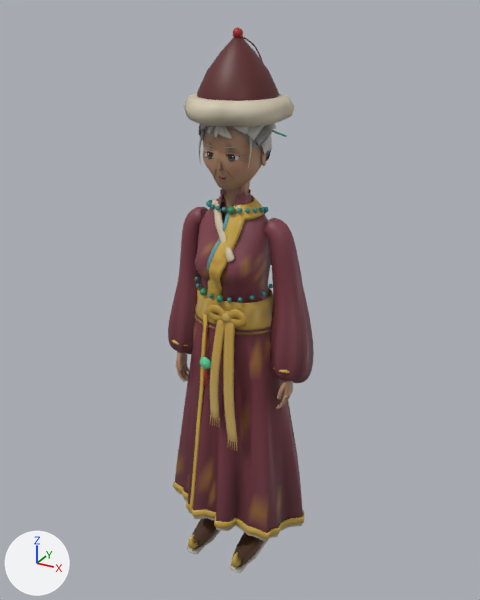
The glTF model assets/characters/sarnai.glb: old version first, new version second.
Before and after are seen from a 50 mm camera at (1.12, -2.005, 2.135) aimed at (0.0, 0.032, 1.116). The lights are fixed; the arrows at lower left show +X, +Y and +Z. The first picture is the older version. Vertices at exactly the same position are counted once.

In view in the first picture: 'body'.
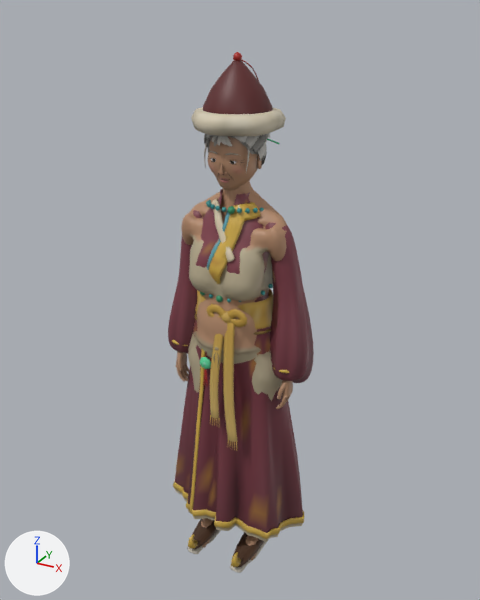
The change in detail:
me_body is used by ob_body; location (0.0, 0.0, 0.0).
me_body had 19224 vertices, 36859 faces and spanned x -0.3..0.31, y -0.22..0.21, z 0.0..2.08.
me_body now has 10131 vertices, 19262 faces and spans x -0.3..0.31, y -0.22..0.21, z 0.0..2.0.
me_body part 1: the loose piece of 39 vertices spanning x -0.02..0.02, y 0.0..0.03, z 2.04..2.08 is moved by (0.0, 0.0, -0.07).
me_body part 2: the loose piece of 56 vertices spanning x 0.0..0.05, y 0.02..0.15, z 1.9..2.06 is moved by (0.0, -0.01, -0.06).
me_body part 3: 101 loose pieces with 7034 vertices, spanning x -0.25..0.25, y -0.13..0.19, z 0.74..1.87, are deleted.
me_body part 4: 10 vertices moved within x -0.04..0.04, y -0.12..0.13, z 1.57..1.78; 2389 vertices removed from x -0.19..0.18, y -0.17..0.2, z 1.56..2.05; 330 vertices added at x -0.16..0.16, y -0.15..0.17, z 1.57..1.98.
me_body part 5: 76 kept faces spanning x -0.09..0.1, y -0.07..0.08, z 1.49..1.58 get new vertex colours; the middle colour goes from beige #dacaad to beige #ddcbae.
Other edits to the shape of me_body do not show in these pictures.
me_body no longer uses material mat_plain.
me_body no longer uses material mat_glow.
Mesh me_own is new.
It has 9372 vertices, 18131 faces and spans x -0.251..0.251, y -0.114..0.176, z 0.738..1.826.
Faces by material slot: [12449, 5586, 96].
It uses material mat_toon.
It uses material mat_plain.
It uses material mat_glow.
Mesh me_bare is new.
It has 5494 vertices, 10968 faces and spans x -0.25..0.25, y -0.16..0.16, z 0.0..1.64.
It uses material mat_toon.
Object 'own' (ob_own) is new; it shows me_own.
Its location is (0.0, 0.0, 0.0).
Object 'bare' (ob_bare) is new; it shows me_bare.
Its location is (0.0, 0.0, 0.0).

Pixel boxes [x1, y1, x2, y2] of what changed, in the pictures (480 x 600 px; the box of a moved part takes in the faces that stretch with it):
'body', reshaped
    before: [168, 27, 314, 573]
    after: [168, 52, 314, 573]
'bare', added
    after: [181, 180, 287, 560]
'own', added
    after: [175, 133, 293, 409]
    faces in mat_toon: [175, 133, 293, 409]
    faces in mat_plain: [208, 138, 245, 183]
part 1 of me_body, moved or reshaped
    before: [233, 27, 243, 37]
    after: [233, 52, 242, 60]
part 2 of me_body, moved or reshaped
    before: [242, 36, 263, 62]
    after: [241, 59, 259, 81]
part 3 of me_body, deleted
    before: [175, 125, 293, 409]
part 4 of me_body, cut back
    before: [184, 37, 294, 201]
    after: [191, 60, 286, 136]
part 5 of me_body, recoloured
    before: [213, 198, 262, 208]
    after: [213, 198, 255, 209]
